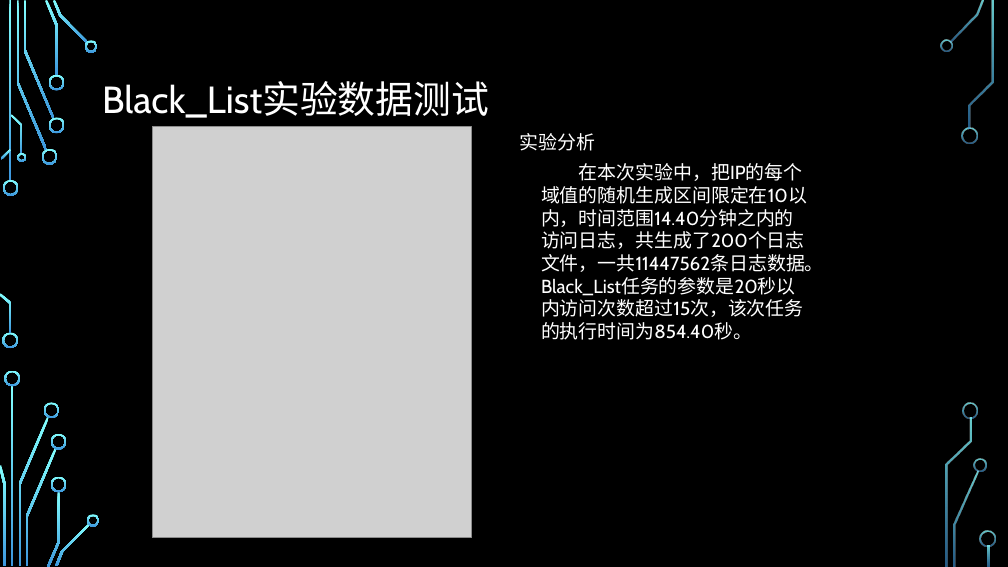
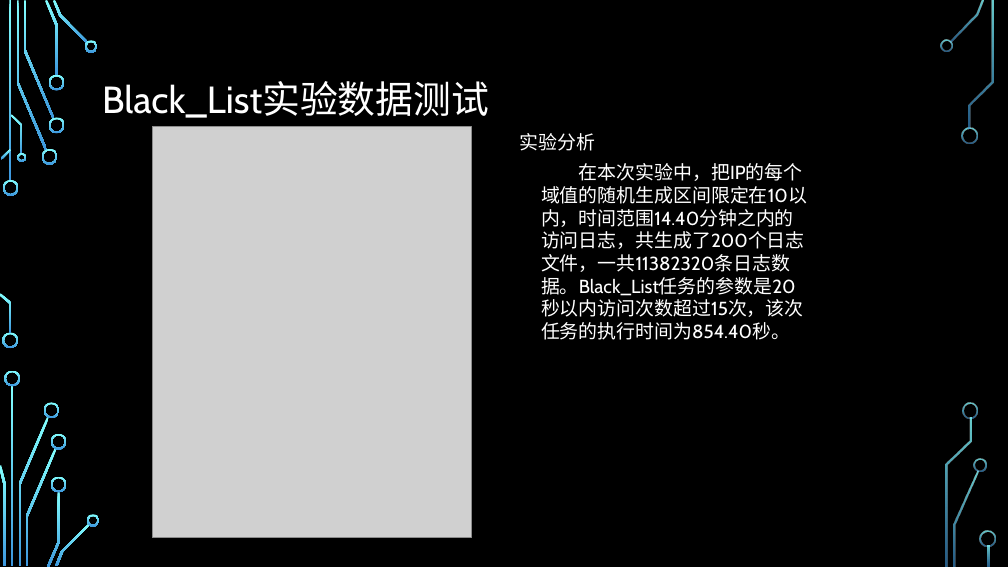
Before and after one commit to Aaron-hk/Topk-and-Black-List, a slide deck: slide 15 of ppt/1150310613-黄道龙-1150310609-王陈阳.pptx. Drawn at 1008x567 pixels with LibreOffice and Linux fonts; fonts in the diff are those of the drawing; grey boxes stand for pictures; background and template pictures are left out. Boxes give left, top, right and bottom in pixels: in the first picture for what was removed or moved away, otherwise in the second. Text is boxed around its words. In the diff, an @@ line names an element or a change of style, - is before the commit and + after.

```diff
--- a/ppt/1150310613-黄道龙-1150310609-王陈阳.pptx
+++ b/ppt/1150310613-黄道龙-1150310609-王陈阳.pptx
@@ text at (541, 163, 805, 340): text changed @@
-在本次实验中，把IP的每个域值的随机生成区间限定在10以内，时间范围14.40分钟之内的访问日志，共生成了200个日志文件，一共11447562条日志数据。Black_List任务的参数是20秒以内访问次数超过15次，该次任务的执行时间为854.40秒。
+在本次实验中，把IP的每个域值的随机生成区间限定在10以内，时间范围14.40分钟之内的访问日志，共生成了200个日志文件，一共11382320条日志数据。Black_List任务的参数是20秒以内访问次数超过15次，该次任务的执行时间为854.40秒。
```
Also in this commit, not shown: 1 other file.
